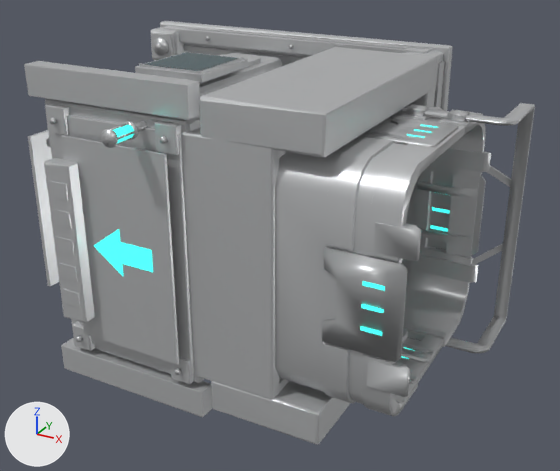
Renders of the OBJ model assets/models/lods/SM_TeleporterItemInput_LOD2.obj from each side of a commit.
Before and after are seen from a 50 mm lens placed at (378.0, -742.0, 272.0), pointed at (58.0, -160.0, -19.0). Every picture has the same lights, and +X, +Y and +Z are marked at lower left. The first picture is the older version. Where no turn or scale is listed for an object, it has been applied to the vertices.

Names of what the first picture shows: 'SM_TeleporterItemInput.001'.
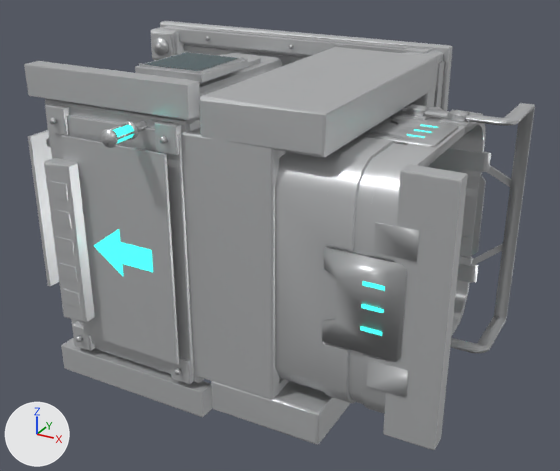
What changed in the scene script:
```text
Change me_sm_teleporteriteminput_001:
    used by ob_sm_teleporteriteminput_001; location = (0.0, 0.0, 0.0)
    remove me_sm_teleporteriteminput_001.from_pydata(...)  # 3508 vertices, 6000 faces, 13 loose edges; spans x -180.0..253.0, y -323.0..0.0, z -146.0..146.0
    add me_sm_teleporteriteminput_001.from_pydata(...)  # 3523 vertices, 6026 faces, 13 loose edges; spans x -180.0..255.0, y -323.0..0.0, z -146.0..146.0
    me_sm_teleporteriteminput_001 part 1: the loose piece of 16 vertices spanning x -86.0..40.0, y -285.0..-275.0, z -108.0..108.0 is copied, and the copy is scaled about its middle by (0.325, 1.71, 0.99), then moved by (257.0, 8.0, 0.0); it spans x 213.0..255.0, y -280.0..-264.0, z -107.0..107.0
    other edits to the shape of me_sm_teleporteriteminput_001 do not show in these pictures
```

Changed parts and their boxes [x1, y1, x2, y2] in the pictures (560 x 471 px):
'SM_TeleporterItemInput.001', reshaped: before [24, 21, 535, 445]; after [24, 21, 535, 450]
part 1 of me_sm_teleporteriteminput_001, added: after [383, 164, 468, 450]
